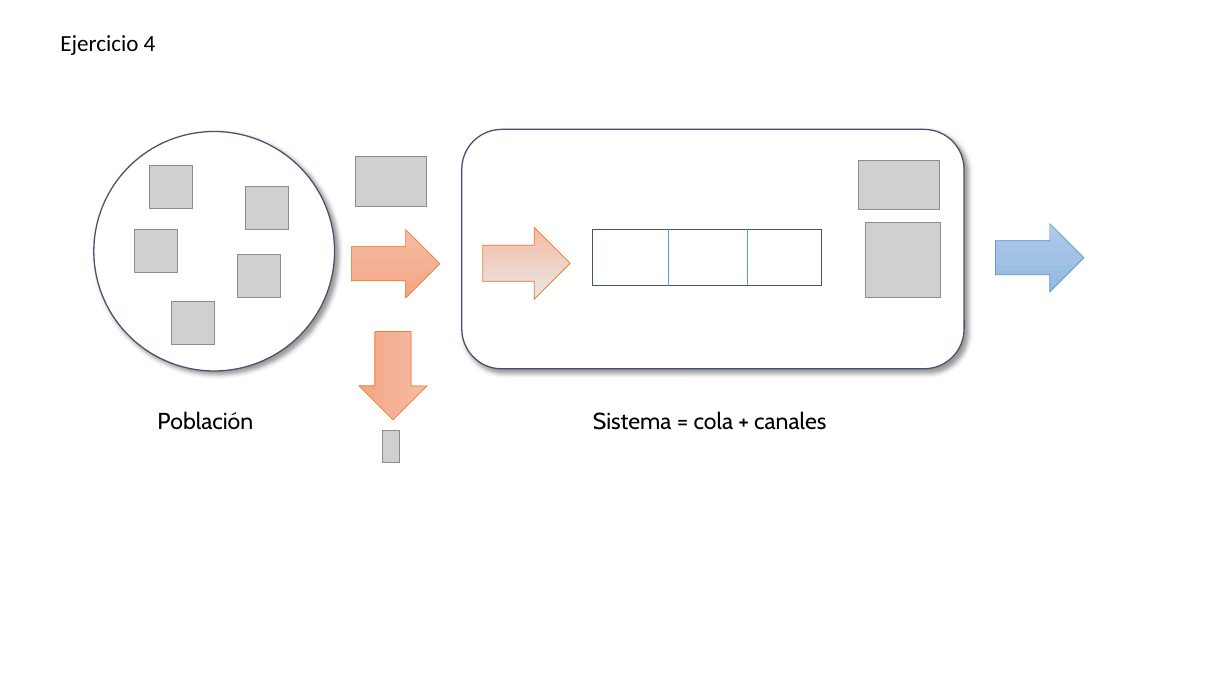
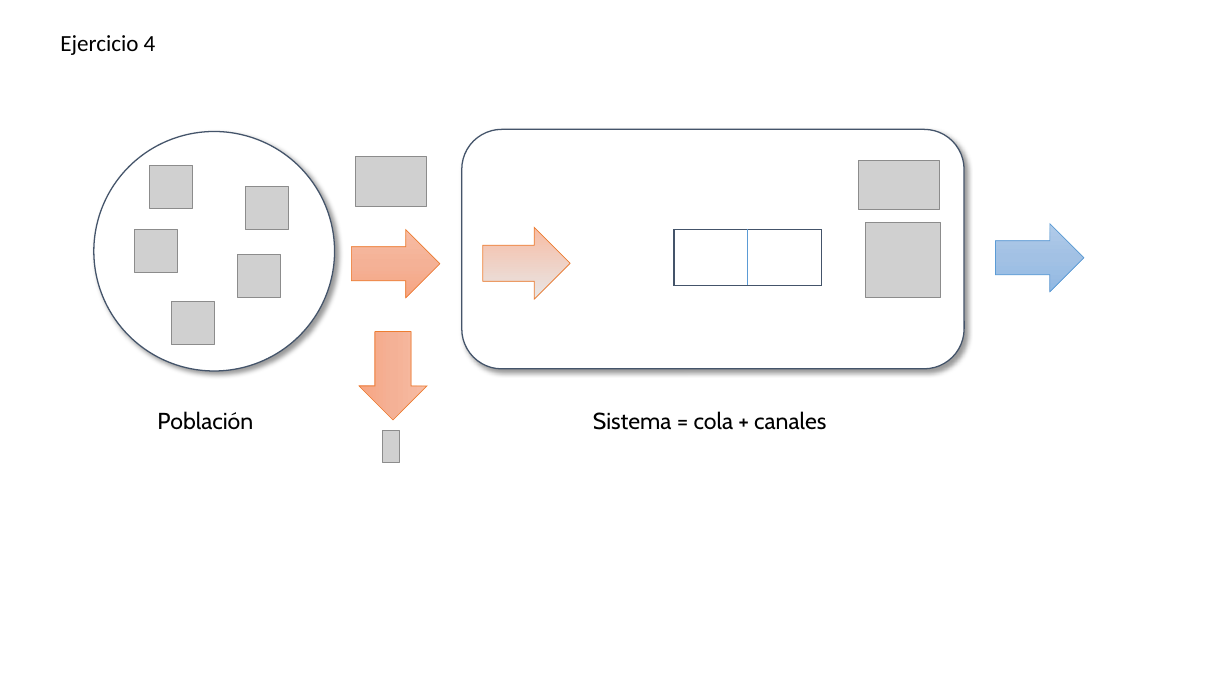
Before and after one commit to miparnisari/modelos2fiuba, a slide deck: slide 5 of tp1-colas/Imagenes.pptx. Drawn at 1232x693 pixels with LibreOffice and Linux fonts; fonts in the diff are those of the drawing; grey boxes stand for pictures; background and template pictures are left out. Boxes give left, top, right and bottom in pixels: in the first picture for what was removed or moved away, otherwise in the second. Text is boxed around its words. In the diff, an @@ line names an element or a change of style, - is before the commit and + after.

```diff
--- a/tp1-colas/Imagenes.pptx
+++ b/tp1-colas/Imagenes.pptx
@@ line removed from (668, 229) to (668, 286) @@
@@ rectangle: place and size @@
-rectangle at <box>593,230,823,287</box>
+rectangle at <box>675,230,823,287</box>
```
Also in this commit, not shown: 1 other file.
